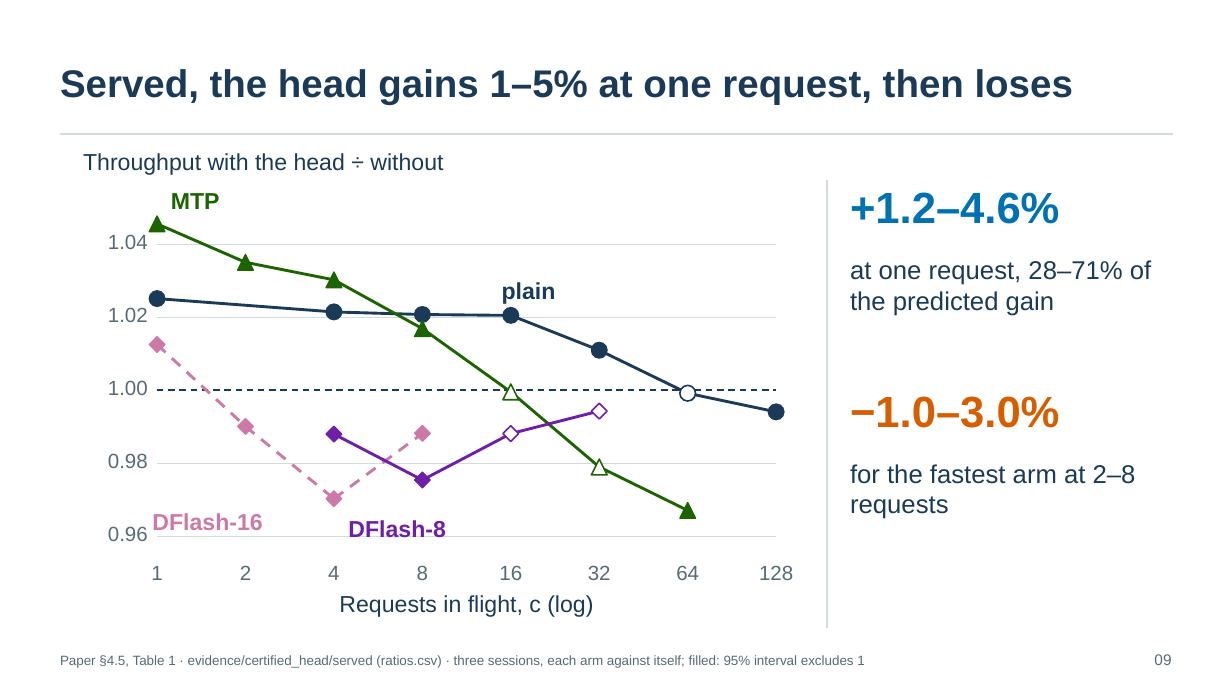
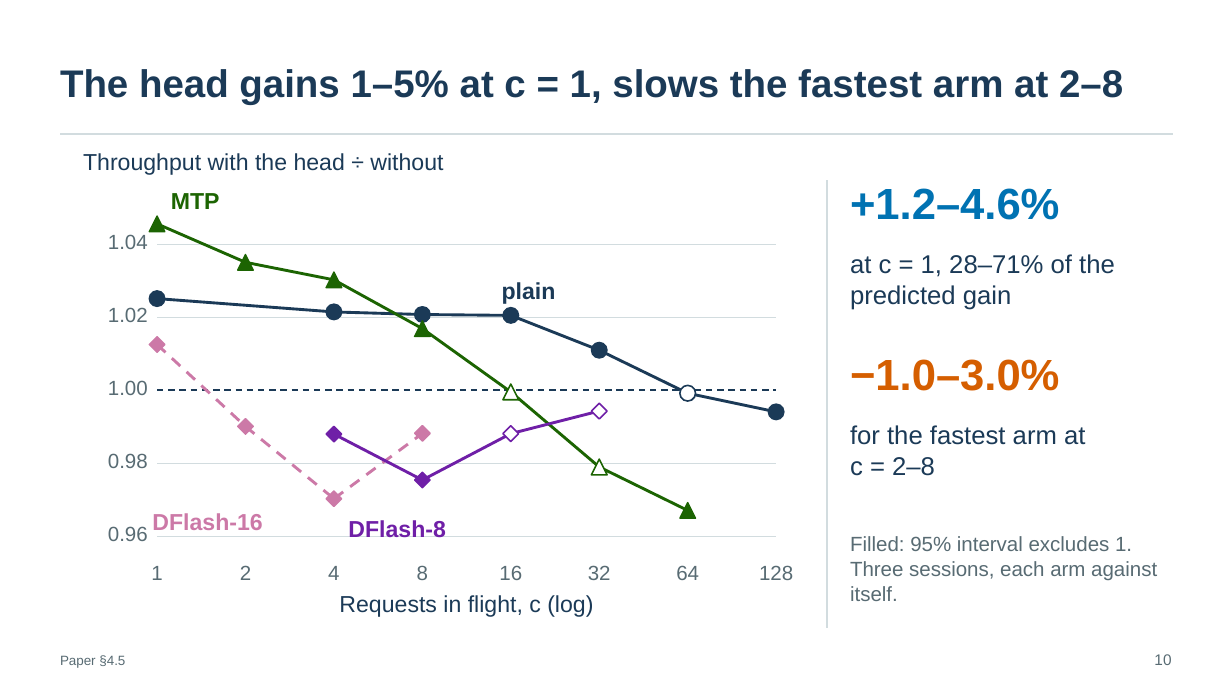
Before and after one commit to SamMausberg/verified-progress, a slide deck: slide 10 of presentation/verifier_paper_talk.pptx (slide 9 before the commit). Drawn at 1232x693 pixels with LibreOffice and Linux fonts; fonts in the diff are those of the drawing. Boxes give left, top, right and bottom in pixels: in the first picture for what was removed or moved away, otherwise in the second. Text is boxed around its words. In the diff, an @@ line names an element or a change of style, - is before the commit and + after.

```diff
--- a/presentation/verifier_paper_talk.pptx
+++ b/presentation/verifier_paper_talk.pptx
@@ text at [60, 69, 1123, 105]: text changed @@
-Served, the head gains 1–5% at one request, then loses
+The head gains 1–5% at c = 1, slows the fastest arm at 2–8
@@ text "+1.2–4.6%": place and size @@
-text "+1.2–4.6%" at [850, 192, 1059, 224]
+text "+1.2–4.6%" at [850, 188, 1059, 220]
@@ text at [850, 254, 1115, 310]: text changed @@
-at one request, 28–71% of the predicted gain
+at c = 1, 28–71% of the predicted gain
@@ text "−1.0–3.0%": place and size @@
-text "−1.0–3.0%" at [850, 396, 1059, 428]
+text "−1.0–3.0%" at [850, 359, 1059, 391]
@@ text at [850, 425, 1085, 476]: text changed @@
-for the fastest arm at 2–8 requests
+for the fastest arm at c = 2–8
@@ text added at [850, 536, 1157, 601], 16 pt, text #586B73 @@
+Filled: 95% interval excludes 1. Three sessions, each arm against itself.
@@ text at [60, 655, 125, 668]: text changed @@
-Paper §4.5, Table 1 · evidence/certified_head/served (ratios.csv) · three sessions, each arm against itself; filled: 95% interval excludes 1
+Paper §4.5
@@ text at [1154, 654, 1171, 665]: text changed @@
-09
+10
```
Also in this commit, not shown: 27 other slides changed, 2 slides added, 2 slides removed, 3 other files.
